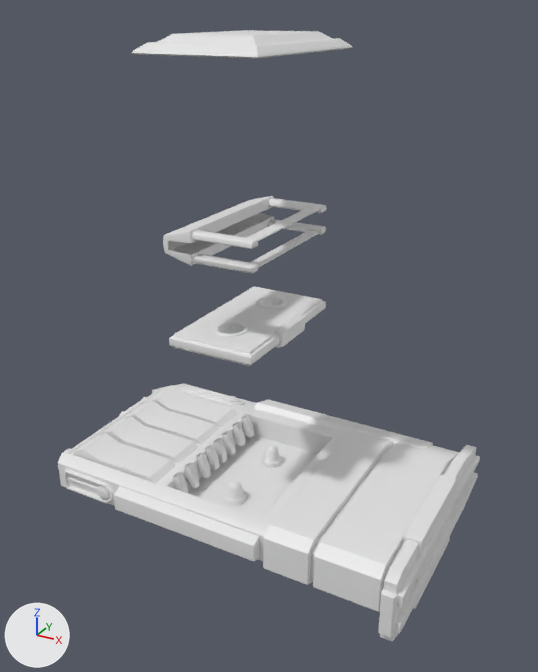
A saved change to the FBX model Workfiles/Skin_templates/CassettePlayer/SM_CassetePlayer_Exploded.fbx.
Both versions are drawn from a 50 mm lens placed at (0.199, -0.347, 0.273), pointed at (0.007, 0.003, 0.097). The axes (+X, +Y, +Z) are drawn at lower left. The lights are the same throughout. The picture after the commit comes second. Where no turn or scale is listed for an object, it has been applied to the vertices.

Objects in the first picture: 'CassetePlayerBase', 'CassetePlayerBaseCassete', 'CassetePlayerBaseCasseteInternals', 'CassetePlayerBaseLatch', 'CassetePlayerSmallDetail'.
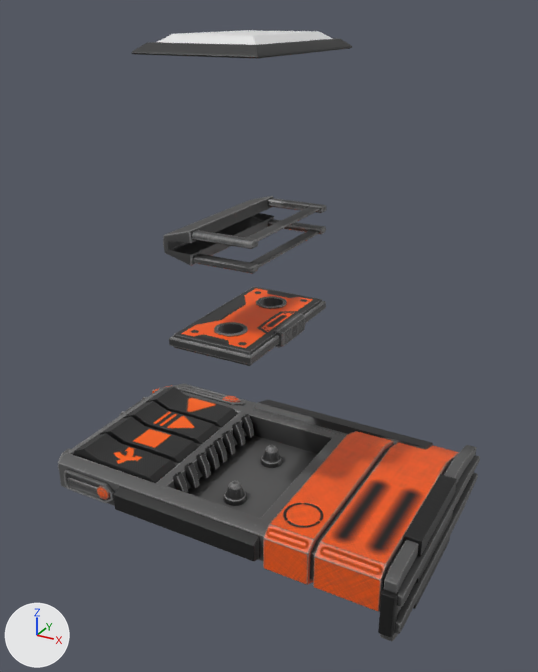
Boxes [x1, y1, x2, y2] around the edits, measured in the pictures (538 x 672 px):
'CassetePlayerBase', surface changed (darker)
    both: [58, 384, 480, 641]
'CassetePlayerBaseLatch', surface changed
    both: [132, 36, 352, 506]
'CassetePlayerBaseCassete', surface changed (darker)
    both: [169, 286, 326, 366]
'CassetePlayerBaseCasseteInternals', surface changed (white to grey)
    both: [163, 196, 327, 274]
'CassetePlayerSmallDetail', surface changed
    both: [64, 385, 245, 503]

Edits to the bpy script that builds the scene:
```text
Add img_t_casseteplayer_normal_png:
    img_t_casseteplayer_normal_png = load_image('T_CassetePlayer_Normal.png', 'T_CassetePlayer_Normal.png', 2048, 2048, 'Non-Color')
Add img_t_casseteplayer_basecolor_png:
    img_t_casseteplayer_basecolor_png = load_image('T_CassetePlayer_BaseColor.png', 'T_CassetePlayer_BaseColor.png', 2048, 2048, 'sRGB')
Add img_t_cassete_tape_basecolor_png:
    img_t_cassete_tape_basecolor_png = load_image('T_Cassete_Tape_BaseColor.png', 'T_Cassete_Tape_BaseColor.png', 2048, 2048, 'sRGB')
Add img_t_cassete_tape_normal_png:
    img_t_cassete_tape_normal_png = load_image('T_Cassete_Tape_Normal.png', 'T_Cassete_Tape_Normal.png', 2048, 2048, 'Non-Color')
Change mat_mi_casseteplayer:
    add n2 = _N.new('ShaderNodeTexImage'); n2.name = 'Image Texture'
    add n2.image = img_t_casseteplayer_basecolor_png
    add n3 = _N.new('ShaderNodeTexImage'); n3.name = 'Image Texture.001'
    add n3.image = img_t_casseteplayer_normal_png
    add n4 = _N.new('ShaderNodeNormalMap'); n4.name = 'Normal Map'
    where n0 = _N.new('ShaderNodeBsdfPrincipled'); n0.name = 'Principled BSDF'
    add _L.new(n2.outputs[0], n0.inputs[0])  # 'Color' to 'Base Color'
    add _L.new(n3.outputs[0], n4.inputs[1])  # 'Color' to 'Color'
    add _L.new(n4.outputs[0], n0.inputs[5])  # 'Normal' to 'Normal'
Change mat_mi_cassete_tape:
    add n2 = _N.new('ShaderNodeTexImage'); n2.name = 'Image Texture'
    add n2.image = img_t_cassete_tape_basecolor_png
    add n3 = _N.new('ShaderNodeTexImage'); n3.name = 'Image Texture.001'
    add n3.image = img_t_cassete_tape_normal_png
    add n4 = _N.new('ShaderNodeNormalMap'); n4.name = 'Normal Map'
    where n0 = _N.new('ShaderNodeBsdfPrincipled'); n0.name = 'Principled BSDF'
    add _L.new(n2.outputs[0], n0.inputs[0])  # 'Color' to 'Base Color'
    add _L.new(n3.outputs[0], n4.inputs[1])  # 'Color' to 'Color'
    add _L.new(n4.outputs[0], n0.inputs[5])  # 'Normal' to 'Normal'
```
